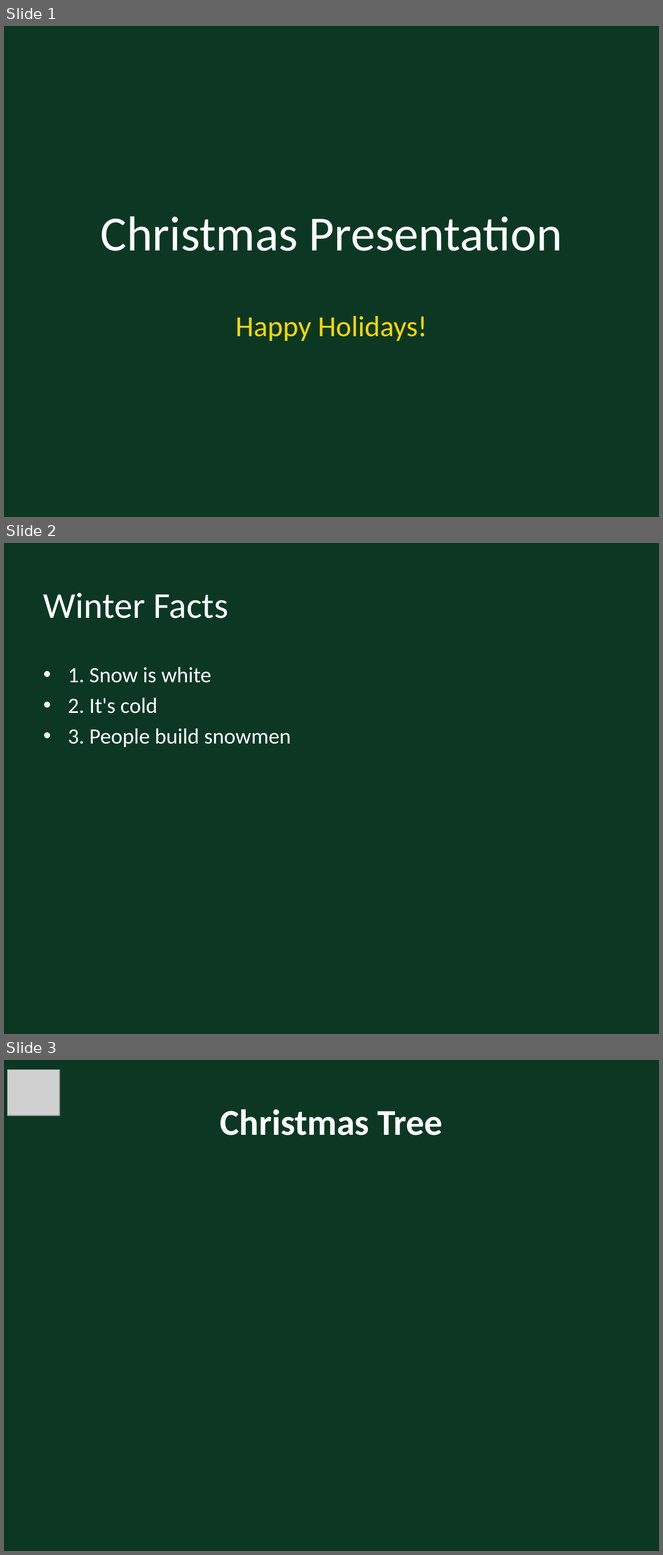
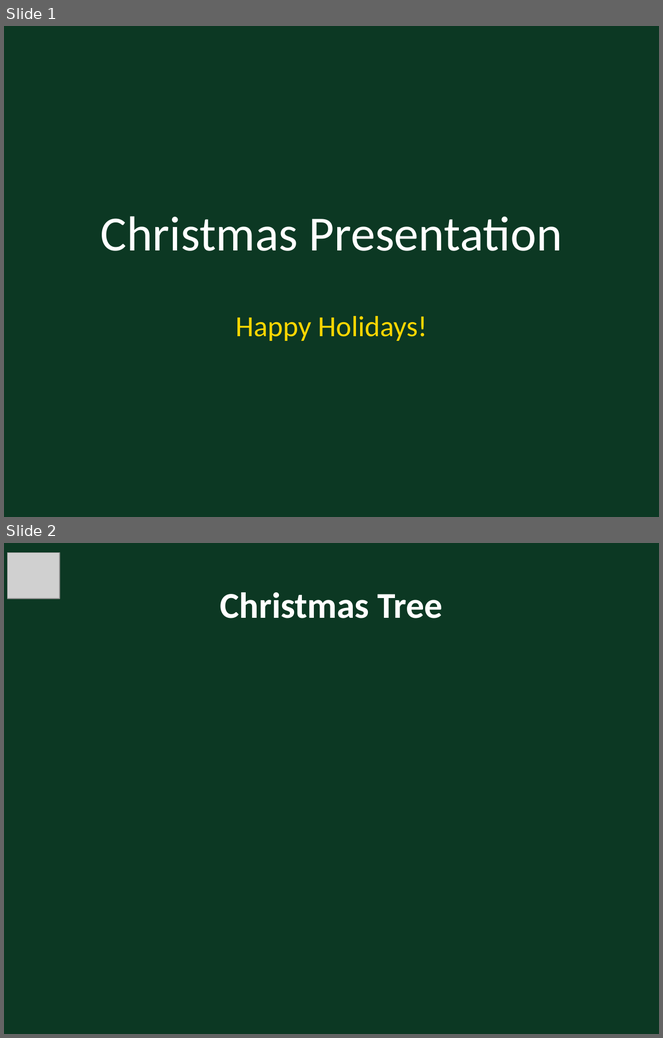
Before and after one commit to edpowers/pptx_autogen, a slide deck: data/output/Christmas_Presentation.pptx. Shown one above the other, each under a label of ours: slides 1, 2 and 3 before the commit, slides 1 and 2 after it. The pictures are 663x1555 and 663x1038 pixels, drawn with LibreOffice and Linux fonts; fonts in the diff are those of the drawing; grey boxes stand for pictures. Boxes give left, top, right and bottom in pixels: in the first picture for what was removed or moved away, otherwise in the second. Text is boxed around its words. In the diff, an @@ line names an element or a change of style, - is before the commit and + after.

```diff
--- a/data/output/Christmas_Presentation.pptx
+++ b/data/output/Christmas_Presentation.pptx
@@ slide 2 removed at <box>4,543,659,1034</box>, background #0C3823 @@
@@ title removed at <box>44,593,229,618</box> @@
-Winter Facts
@@ text removed at <box>68,667,291,747</box> @@
-• 1. Snow is white
-• 2. It's cold
-• 3. People build snowmen
@@ what was slide 3 is now slide 2 @@
```
Also in this commit, not shown: 3 other files.
